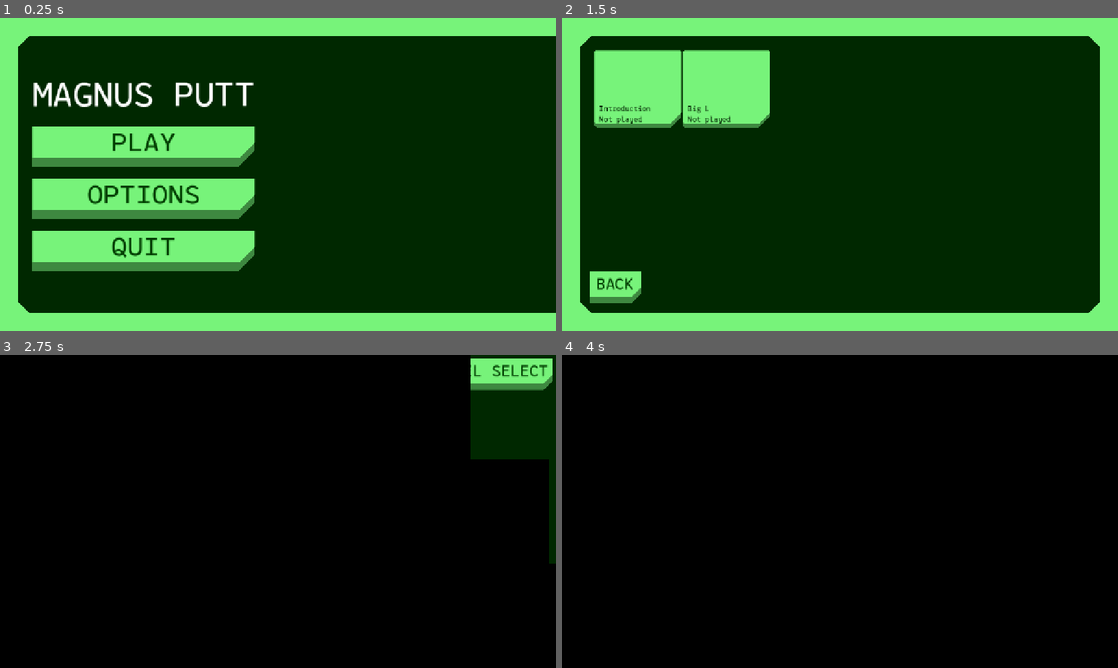
Above: before the commit, frames 1-4 (two rows, left to right).
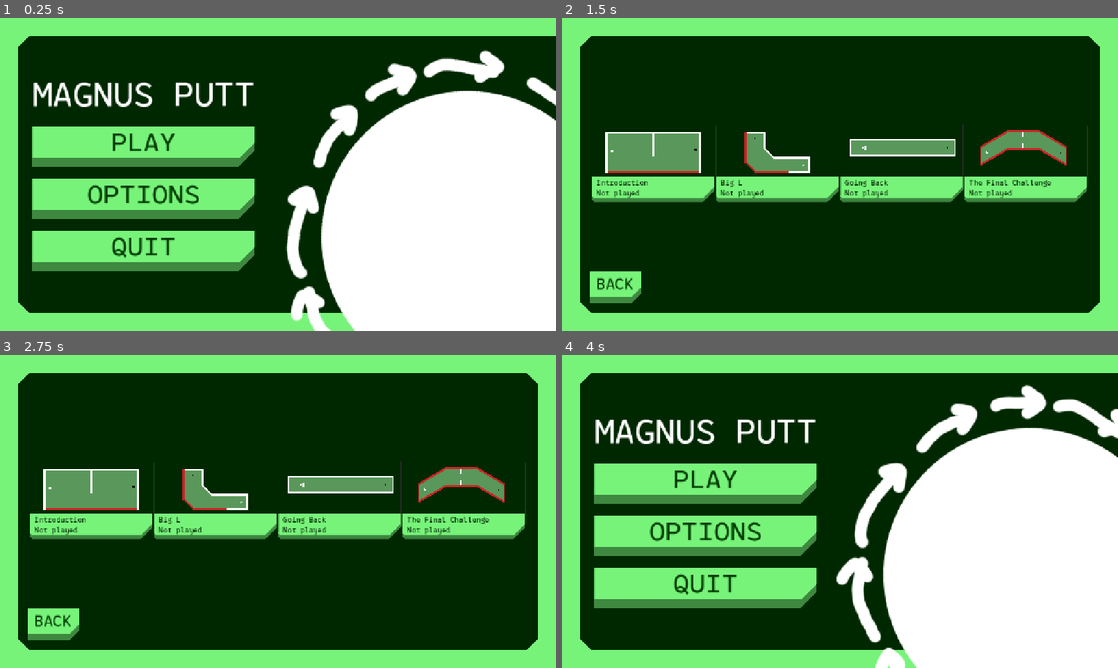
Above: after the commit, the same moments.

Repository: eltonchan1/magnus-putt
Game: Godot game, scene res://scenes/ui/mainmenu.tscn
Two runs of this game, one before a commit and one after it. Both use one fixed random seed, a clock stepped at 60 frames per second and the inputs below.
Inputs (mouse positions are in pixels of both pictures, inside the frame that each line leads up to):
- Up to frame 1 (0.25 s): no input
- Up to frame 2 (1.5 s): click "PLAY" at 0.5 s; tap Enter at 1.25 s; drag from (639, 89) to (895, 105) at 1.27 s
- Up to frame 3 (2.75 s): tap Space at 2 s; drag from (166, 426) to (250, 574) at 2.02 s
- Up to frame 4 (4 s): click "RETRY" (after the commit: "BACK") at 2.75 s; click (878, 373) at 3.5 s, where only the run before the commit has a clickable "RETRY"

The runs differ from the first frame. In frame 1, 33% of the frame differs, in the area x 51-100%, y 10-100%; in frame 2, 20%; in frame 3, 97%; in frame 4, 100%, in the area x 0-100%, y 0-100%.

Commit message:
boom lets go im done with this

Diff:
--- a/project.godot
+++ b/project.godot
@@ -24,6 +24,7 @@
 savemanager="*uid://bl7g6fk5oyfw8"
 settingsmanager="*uid://c2ruvk0rgvd3t"
 scenetransition="*uid://dhml6vxb8ukil"
+musicmanager="*uid://caykknt76iass"
 
 [display]
 
--- a/resources/levelregistry.tres
+++ b/resources/levelregistry.tres
@@ -4,8 +4,10 @@
 [ext_resource type="Script" uid="uid://dk6ak5p5k1upg" path="res://resources/levelregistry.gd" id="2_a0o6y"]
 [ext_resource type="Resource" uid="uid://bpjvl2lap6o5i" path="res://resources/levels/level01.tres" id="2_ejnxo"]
 [ext_resource type="Resource" uid="uid://dsesluj8ramh6" path="res://resources/levels/level02.tres" id="3_lxkjh"]
+[ext_resource type="Resource" uid="uid://bw3m0rpr7is11" path="res://resources/levels/level03.tres" id="4_lxkjh"]
+[ext_resource type="Resource" uid="uid://dbw0fnvjqr200" path="res://resources/levels/level04.tres" id="5_2fn37"]
 
 [resource]
 script = ExtResource("2_a0o6y")
-levels = Array[ExtResource("1_2h8fp")]([ExtResource("2_ejnxo"), ExtResource("3_lxkjh")])
+levels = Array[ExtResource("1_2h8fp")]([ExtResource("2_ejnxo"), ExtResource("3_lxkjh"), ExtResource("4_lxkjh"), ExtResource("5_2fn37")])
 metadata/_custom_type_script = "uid://dk6ak5p5k1upg"
--- a/resources/levels/level01.tres
+++ b/resources/levels/level01.tres
@@ -1,6 +1,7 @@
 [gd_resource type="Resource" script_class="LevelData" format=3 uid="uid://bpjvl2lap6o5i"]
 
 [ext_resource type="Script" uid="uid://cakjdqqejtjm4" path="res://resources/leveldata.gd" id="1_4t4ok"]
+[ext_resource type="Texture2D" uid="uid://cwqevb2gc66p2" path="res://assets/previews/preview1.png" id="1_5odfs"]
 
 [resource]
 script = ExtResource("1_4t4ok")
@@ -8,4 +9,5 @@
 par = 2
 scene_path = "res://scenes/levels/level01.tscn"
 next_level = "res://scenes/levels/level02.tscn"
+preview_image = ExtResource("1_5odfs")
 metadata/_custom_type_script = "uid://cakjdqqejtjm4"
--- a/resources/levels/level02.tres
+++ b/resources/levels/level02.tres
@@ -1,5 +1,6 @@
 [gd_resource type="Resource" script_class="LevelData" format=3 uid="uid://dsesluj8ramh6"]
 
+[ext_resource type="Texture2D" uid="uid://b0pkd0m2136o0" path="res://assets/previews/preview2.png" id="1_ly5xw"]
 [ext_resource type="Script" uid="uid://cakjdqqejtjm4" path="res://resources/leveldata.gd" id="1_p0a6u"]
 
 [resource]
@@ -7,6 +8,7 @@
 level_name = "Big L"
 par = 2
 scene_path = "res://scenes/levels/level02.tscn"
-next_level = "res://scenes/levels/level02.tscn"
+next_level = "res://scenes/levels/level03.tscn"
+preview_image = ExtResource("1_ly5xw")
 level_id = "level02"
 metadata/_custom_type_script = "uid://cakjdqqejtjm4"
--- /dev/null
+++ b/resources/levels/level03.tres
@@ -0,0 +1,14 @@
+[gd_resource type="Resource" script_class="LevelData" format=3 uid="uid://bw3m0rpr7is11"]
+
+[ext_resource type="Script" uid="uid://cakjdqqejtjm4" path="res://resources/leveldata.gd" id="1_hbmff"]
+[ext_resource type="Texture2D" uid="uid://byd4xv2dc6dsa" path="res://assets/previews/preview3.png" id="1_pflxf"]
+
+[resource]
+script = ExtResource("1_hbmff")
+level_name = "Going Back"
+par = 2
+scene_path = "res://scenes/levels/level03.tscn"
+next_level = "res://scenes/levels/level03.tscn"
+preview_image = ExtResource("1_pflxf")
+level_id = "level03"
+metadata/_custom_type_script = "uid://cakjdqqejtjm4"
--- /dev/null
+++ b/resources/levels/level04.tres
@@ -0,0 +1,14 @@
+[gd_resource type="Resource" script_class="LevelData" format=3 uid="uid://dbw0fnvjqr200"]
+
+[ext_resource type="Script" uid="uid://cakjdqqejtjm4" path="res://resources/leveldata.gd" id="1_7nnex"]
+[ext_resource type="Texture2D" uid="uid://bwjaxmiulp5ip" path="res://assets/previews/preview4.png" id="1_06027"]
+
+[resource]
+script = ExtResource("1_7nnex")
+level_name = "The Final Challenge"
+par = 2
+scene_path = "res://scenes/levels/level04.tscn"
+next_level = "res://scenes/levels/level04.tscn"
+preview_image = ExtResource("1_06027")
+level_id = "level04"
+metadata/_custom_type_script = "uid://cakjdqqejtjm4"
--- a/scenes/levels/level01.tscn
+++ b/scenes/levels/level01.tscn
@@ -29,10 +29,10 @@
 color = Color(0.34901962, 0.59607846, 0.3529412, 1)
 
 [node name="hole" parent="." unique_id=962097323 instance=ExtResource("2_g0jr5")]
-position = Vector2(1069, 412)
+position = Vector2(1083, 354)
 
 [node name="ball" parent="." unique_id=458081983 instance=ExtResource("1_msin7")]
-position = Vector2(222, 404)
+position = Vector2(211, 363)
 continuous_cd = 2
 
 [node name="spinselector" parent="." unique_id=444263430 instance=ExtResource("4_qwlqn")]
@@ -63,11 +63,11 @@
 scale = Vector2(25, 0.5)
 
 [node name="wall5" parent="." unique_id=999080753 instance=ExtResource("2_i4uh8")]
-position = Vector2(640, 451.17)
-scale = Vector2(0.5, 7.11)
+position = Vector2(640, 293)
+scale = Vector2(0.5, 6.39)
 
 [node name="killbrick" parent="." unique_id=255154150 instance=ExtResource("9_ylsda")]
-position = Vector2(640, 175)
+position = Vector2(640, 587)
 scale = Vector2(47.985, 1)
 
 [node name="Label" type="Label" parent="." unique_id=2084590221]
--- a/scenes/levels/level02.tscn
+++ b/scenes/levels/level02.tscn
@@ -1,7 +1,7 @@
 [gd_scene format=3 uid="uid://fcjbt1gt3ktm"]
 
 [ext_resource type="Script" uid="uid://cw4kg831ruujf" path="res://scripts/level.gd" id="1_bhr4b"]
-[ext_resource type="Resource" uid="uid://bpjvl2lap6o5i" path="res://resources/levels/level01.tres" id="2_5rl6w"]
+[ext_resource type="Resource" uid="uid://dsesluj8ramh6" path="res://resources/levels/level02.tres" id="2_bhr4b"]
 [ext_resource type="PackedScene" uid="uid://boxkhiu40dg2c" path="res://scenes/elements/hole.tscn" id="3_2fscy"]
 [ext_resource type="PackedScene" uid="uid://b7na4ke7dkdw1" path="res://scenes/elements/ball.tscn" id="4_y213i"]
 [ext_resource type="PackedScene" uid="uid://3c8ru4jg8hys" path="res://scenes/ui/spinselector.tscn" id="5_sotb0"]
@@ -12,7 +12,7 @@
 
 [node name="level01" type="Node2D" unique_id=1407323172]
 script = ExtResource("1_bhr4b")
-level_data = ExtResource("2_5rl6w")
+level_data = ExtResource("2_bhr4b")
 
 [node name="ColorRect" type="ColorRect" parent="." unique_id=2096688725]
 offset_right = 1280.0
@@ -24,15 +24,33 @@
 offset_left = 311.0
 offset_top = 173.0
 offset_right = 498.0
+offset_bottom = 483.0
+mouse_filter = 2
+color = Color(0.34901962, 0.59607846, 0.3529412, 1)
+
+[node name="ColorRect3" type="ColorRect" parent="." unique_id=2065260425]
+offset_left = 413.0
+offset_top = 442.0
+offset_right = 963.0
 offset_bottom = 585.0
 mouse_filter = 2
 color = Color(0.34901962, 0.59607846, 0.3529412, 1)
 
-[node name="ColorRect3" type="ColorRect" parent="." unique_id=2065260425]
-offset_left = 311.0
-offset_top = 442.0
-offset_right = 963.0
-offset_bottom = 585.0
+[node name="ColorRect4" type="ColorRect" parent="." unique_id=150550071]
+offset_left = 486.18182
+offset_top = 321.18182
+offset_right = 689.69946
+offset_bottom = 464.18182
+rotation = 0.7853982
+mouse_filter = 2
+color = Color(0.34901962, 0.59607846, 0.3529412, 1)
+
+[node name="ColorRect5" type="ColorRect" parent="." unique_id=2033125868]
+offset_left = 409.90912
+offset_top = 377.90912
+offset_right = 567.14343
+offset_bottom = 520.9091
+rotation = 0.7853982
 mouse_filter = 2
 color = Color(0.34901962, 0.59607846, 0.3529412, 1)
 
@@ -55,34 +73,40 @@
 visible = false
 
 [node name="wall" parent="." unique_id=810396097 instance=ExtResource("8_1o61q")]
-position = Vector2(737.725, 438.64)
-scale = Vector2(12.115, 0.5)
+position = Vector2(788.98, 438.64)
+scale = Vector2(9.51, 0.5)
 
-[node name="wall2" parent="." unique_id=1332495264 instance=ExtResource("8_1o61q")]
-position = Vector2(310.005, 381)
-scale = Vector2(0.5, 10.79)
+[node name="wall7" parent="." unique_id=504541721 instance=ExtResource("8_1o61q")]
+position = Vector2(555.0001, 389.00006)
+rotation = 0.7853982
+scale = Vector2(3.715, 0.5)
 
 [node name="wall3" parent="." unique_id=191083790 instance=ExtResource("8_1o61q")]
 position = Vector2(969.95, 507.205)
 scale = Vector2(0.5, 3.925)
 
 [node name="wall4" parent="." unique_id=1989360874 instance=ExtResource("8_1o61q")]
-position = Vector2(640, 587)
-scale = Vector2(17, 0.5)
+position = Vector2(729.54, 587)
+scale = Vector2(12.55, 0.5)
 
 [node name="wall6" parent="." unique_id=1957614956 instance=ExtResource("8_1o61q")]
 position = Vector2(411.355, 175)
 scale = Vector2(5.21, 0.5)
 
 [node name="wall5" parent="." unique_id=999080753 instance=ExtResource("8_1o61q")]
-position = Vector2(505.475, 306.395)
-scale = Vector2(0.5, 7.075)
+position = Vector2(505.475, 254.92)
+scale = Vector2(0.5, 4.46)
 
 [node name="killbrick" parent="." unique_id=255154150 instance=ExtResource("9_4hhl2")]
-position = Vector2(310.5, 381)
+position = Vector2(310, 327)
 rotation = 1.5707964
-scale = Vector2(21.61, 1)
+scale = Vector2(16.155, 1)
+
+[node name="killbrick3" parent="." unique_id=652406894 instance=ExtResource("9_4hhl2")]
+position = Vector2(359.99994, 532)
+rotation = 0.7853982
+scale = Vector2(7.33, 1)
 
 [node name="killbrick2" parent="." unique_id=1705531405 instance=ExtResource("9_4hhl2")]
-position = Vector2(372, 587)
-scale = Vector2(7.15, 1)
+position = Vector2(582.00006, 587)
+scale = Vector2(17.765, 1)
--- /dev/null
+++ b/scenes/levels/level03.tscn
@@ -0,0 +1,69 @@
+[gd_scene format=3 uid="uid://dtnem6rjjq4vv"]
+
+[ext_resource type="Script" uid="uid://cw4kg831ruujf" path="res://scripts/level.gd" id="1_emvoc"]
+[ext_resource type="Resource" uid="uid://bw3m0rpr7is11" path="res://resources/levels/level03.tres" id="2_vgpa5"]
+[ext_resource type="PackedScene" uid="uid://boxkhiu40dg2c" path="res://scenes/elements/hole.tscn" id="3_00g3v"]
+[ext_resource type="PackedScene" uid="uid://b7na4ke7dkdw1" path="res://scenes/elements/ball.tscn" id="4_s7iu1"]
+[ext_resource type="PackedScene" uid="uid://3c8ru4jg8hys" path="res://scenes/ui/spinselector.tscn" id="5_ovmri"]
+[ext_resource type="PackedScene" uid="uid://bk84k4wpneb45" path="res://scenes/ui/hud.tscn" id="6_f40uk"]
+[ext_resource type="PackedScene" uid="uid://c8uponahloqlp" path="res://scenes/ui/winscreen.tscn" id="7_ibj36"]
+[ext_resource type="PackedScene" uid="uid://cy0yobjocgg5v" path="res://scenes/elements/wall.tscn" id="8_iddr1"]
+
+[node name="level01" type="Node2D" unique_id=1407323172]
+script = ExtResource("1_emvoc")
+level_data = ExtResource("2_vgpa5")
+
+[node name="ColorRect" type="ColorRect" parent="." unique_id=2096688725]
+offset_right = 1280.0
+offset_bottom = 720.0
+mouse_filter = 2
+color = Color(0, 0.1570405, 0, 1)
+
+[node name="ColorRect4" type="ColorRect" parent="." unique_id=150550071]
+offset_left = 110.0
+offset_top = 237.0
+offset_right = 1205.0
+offset_bottom = 414.0
+mouse_filter = 2
+color = Color(0.34901962, 0.59607846, 0.3529412, 1)
+
+[node name="hole" parent="." unique_id=962097323 instance=ExtResource("3_00g3v")]
+position = Vector2(1118, 331)
+
+[node name="ball" parent="." unique_id=458081983 instance=ExtResource("4_s7iu1")]
+position = Vector2(237, 333)
+continuous_cd = 2
+
+[node name="spinselector" parent="." unique_id=444263430 instance=ExtResource("5_ovmri")]
+offset_left = 1160.0
+offset_top = 600.0
+offset_right = 1160.0
+offset_bottom = 600.0
+
+[node name="hud" parent="." unique_id=571574833 instance=ExtResource("6_f40uk")]
+
+[node name="winscreen" parent="." unique_id=124814863 instance=ExtResource("7_ibj36")]
+visible = false
+
+[node name="wall" parent="." unique_id=810396097 instance=ExtResource("8_iddr1")]
+position = Vector2(656, 243)
+scale = Vector2(27.805, 0.5)
+
+[node name="wall2" parent="." unique_id=771718193 instance=ExtResource("8_iddr1")]
+position = Vector2(656, 416)
+scale = Vector2(27.805, 0.5)
+
+[node name="wall3" parent="." unique_id=1590909852 instance=ExtResource("8_iddr1")]
+position = Vector2(1202, 330)
+rotation = 1.5707964
+scale = Vector2(4.705, 0.5)
+
+[node name="wall4" parent="." unique_id=1968645006 instance=ExtResource("8_iddr1")]
+position = Vector2(110, 329)
+rotation = 1.5707964
+scale = Vector2(4.705, 0.5)
+
+[node name="wall5" parent="." unique_id=237067343 instance=ExtResource("8_iddr1")]
+position = Vector2(263, 332.00003)
+rotation = 1.5707964
+scale = Vector2(1.24, 0.5)
--- /dev/null
+++ b/scenes/levels/level04.tscn
@@ -0,0 +1,143 @@
+[gd_scene format=3 uid="uid://da86wqoiyubp1"]
+
+[ext_resource type="Script" uid="uid://cw4kg831ruujf" path="res://scripts/level.gd" id="1_63ajt"]
+[ext_resource type="Resource" uid="uid://dbw0fnvjqr200" path="res://resources/levels/level04.tres" id="2_qqxap"]
+[ext_resource type="PackedScene" uid="uid://boxkhiu40dg2c" path="res://scenes/elements/hole.tscn" id="3_wjpam"]
+[ext_resource type="PackedScene" uid="uid://b7na4ke7dkdw1" path="res://scenes/elements/ball.tscn" id="4_qlctk"]
+[ext_resource type="PackedScene" uid="uid://3c8ru4jg8hys" path="res://scenes/ui/spinselector.tscn" id="5_0mxsm"]
+[ext_resource type="PackedScene" uid="uid://bk84k4wpneb45" path="res://scenes/ui/hud.tscn" id="6_trri8"]
+[ext_resource type="PackedScene" uid="uid://c8uponahloqlp" path="res://scenes/ui/winscreen.tscn" id="7_no1sb"]
+[ext_resource type="PackedScene" uid="uid://cy0yobjocgg5v" path="res://scenes/elements/wall.tscn" id="8_2wqjf"]
+[ext_resource type="PackedScene" uid="uid://b7rturhnaufel" path="res://scenes/elements/killbrick.tscn" id="8_63ajt"]
+
+[node name="level01" type="Node2D" unique_id=1407323172]
+script = ExtResource("1_63ajt")
+level_data = ExtResource("2_qqxap")
+
+[node name="ColorRect" type="ColorRect" parent="." unique_id=2096688725]
+offset_right = 1280.0
+offset_bottom = 720.0
+mouse_filter = 2
+color = Color(0, 0.1570405, 0, 1)
+
+[node name="ColorRect4" type="ColorRect" parent="." unique_id=150550071]
+offset_left = 179.0
+offset_top = 327.0
+offset_right = 513.2433
+offset_bottom = 471.28027
+rotation = -0.5235988
+mouse_filter = 2
+color = Color(0.34901962, 0.59607846, 0.3529412, 1)
+
+[node name="ColorRect5" type="ColorRect" parent="." unique_id=1965057333]
+offset_left = 766.0
+offset_top = 160.0
+offset_right = 1100.2433
+offset_bottom = 304.28027
+rotation = 0.5235988
+mouse_filter = 2
+color = Color(0.34901962, 0.59607846, 0.3529412, 1)
+
+[node name="ColorRect6" type="ColorRect" parent="." unique_id=1240668169]
+offset_left = 459.0
+offset_top = 164.0
+offset_right = 793.2433
+offset_bottom = 335.0
+mouse_filter = 2
+color = Color(0.34901962, 0.59607846, 0.3529412, 1)
+
+[node name="ColorRect7" type="ColorRect" parent="." unique_id=1344086023]
+offset_left = 171.0
+offset_top = 329.0
+offset_right = 249.0
+offset_bottom = 469.0
+mouse_filter = 2
+color = Color(0.34901962, 0.59607846, 0.3529412, 1)
+
+[node name="ColorRect9" type="ColorRect" parent="." unique_id=2104312608]
+offset_left = 174.0
+offset_top = 462.0
+offset_right = 214.0
+offset_bottom = 488.0
+mouse_filter = 2
+color = Color(0.34901962, 0.59607846, 0.3529412, 1)
+
+[node name="ColorRect10" type="ColorRect" parent="." unique_id=1119884568]
+offset_left = 1017.0
+offset_top = 466.0
+offset_right = 1057.0
+offset_bottom = 492.0
+mouse_filter = 2
+color = Color(0.34901962, 0.59607846, 0.3529412, 1)
+
+[node name="ColorRect8" type="ColorRect" parent="." unique_id=492195632]
+offset_left = 982.0
+offset_top = 330.0
+offset_right = 1060.0
+offset_bottom = 470.0
+mouse_filter = 2
+color = Color(0.34901962, 0.59607846, 0.3529412, 1)
+
+[node name="hole" parent="." unique_id=962097323 instance=ExtResource("3_wjpam")]
+position = Vector2(1002, 384)
+
+[node name="ball" parent="." unique_id=458081983 instance=ExtResource("4_qlctk")]
+position = Vector2(230, 380)
+continuous_cd = 2
+
+[node name="spinselector" parent="." unique_id=444263430 instance=ExtResource("5_0mxsm")]
+offset_left = 1160.0
+offset_top = 600.0
+offset_right = 1160.0
+offset_bottom = 600.0
+
+[node name="hud" parent="." unique_id=571574833 instance=ExtResource("6_trri8")]
+
+[node name="winscreen" parent="." unique_id=124814863 instance=ExtResource("7_no1sb")]
+visible = false
+
+[node name="wall" parent="." unique_id=810396097 instance=ExtResource("8_2wqjf")]
+position = Vector2(610, 187)
+scale = Vector2(0.5, 1.44)
+
+[node name="wall2" parent="." unique_id=1336709160 instance=ExtResource("8_2wqjf")]
+position = Vector2(610, 314)
+scale = Vector2(0.5, 1.44)
+
+[node name="killbrick" parent="." unique_id=255154150 instance=ExtResource("8_63ajt")]
+position = Vector2(612, 162)
+scale = Vector2(16.82, 1)
+
+[node name="killbrick2" parent="." unique_id=984328987 instance=ExtResource("8_63ajt")]
+position = Vector2(611, 342)
+scale = Vector2(16.82, 1)
+
+[node name="killbrick7" parent="." unique_id=423513543 instance=ExtResource("8_63ajt")]
+position = Vector2(170, 408)
+rotation = 1.5707964
+scale = Vector2(8.84, 1)
+
+[node name="killbrick8" parent="." unique_id=1582582387 instance=ExtResource("8_63ajt")]
+position = Vector2(1060, 409)
+rotation = 1.5707964
+scale = Vector2(8.84, 1)
+
+[node name="killbrick3" parent="." unique_id=1468274389 instance=ExtResource("8_63ajt")]
+position = Vector2(312, 422.99997)
+rotation = -0.5235988
+scale = Vector2(16.82, 1)
+
+[node name="killbrick4" parent="." unique_id=1018374775 instance=ExtResource("8_63ajt")]
+position = Vector2(311, 241)
+rotation = -0.5235988
+scale = Vector2(16.82, 1)
+
+[node name="killbrick5" parent="." unique_id=2044213902 instance=ExtResource("8_63ajt")]
+position = Vector2(918, 423.99997)
+rotation = 0.5235988
+scale = Vector2(16.82, 1)
+
+[node name="killbrick6" parent="." unique_id=1336355033 instance=ExtResource("8_63ajt")]
+position = Vector2(917, 242)
+rotation = 0.5235988
+scale = Vector2(16.82, 1)
--- a/scenes/ui/levelcard.tscn
+++ b/scenes/ui/levelcard.tscn
@@ -20,7 +20,7 @@
 PanelContainer/styles/panel = SubResource("StyleBoxFlat_4pr2w")
 
 [node name="levelcard" type="PanelContainer" unique_id=1767250796]
-custom_minimum_size = Vector2(200, 178)
+custom_minimum_size = Vector2(282, 178)
 offset_right = 200.0
 offset_bottom = 168.0
 theme = SubResource("Theme_1yax7")
--- a/scenes/ui/levelselect.tscn
+++ b/scenes/ui/levelselect.tscn
@@ -15,11 +15,11 @@
 [node name="CanvasLayer" type="CanvasLayer" parent="." unique_id=241610088]
 
 [node name="levelgrid" type="GridContainer" parent="CanvasLayer" unique_id=363056321]
-offset_left = 75.0
-offset_top = 75.0
-offset_right = 1205.0
-offset_bottom = 645.0
-columns = 3
+offset_left = 69.0
+offset_top = 245.0
+offset_right = 1199.0
+offset_bottom = 475.0
+columns = 4
 
 [node name="backbutton" type="Button" parent="CanvasLayer" unique_id=1697190474]
 offset_left = 63.999973
--- a/scenes/ui/mainmenu.tscn
+++ b/scenes/ui/mainmenu.tscn
@@ -2,6 +2,7 @@
 
 [ext_resource type="Script" uid="uid://cuyl73lsdwrqh" path="res://scripts/mainmenu.gd" id="1_c040g"]
 [ext_resource type="Theme" uid="uid://bcferoux1gl3p" path="res://resources/button.tres" id="2_nudk7"]
+[ext_resource type="Texture2D" uid="uid://70ed78a2rym8" path="res://assets/sprites/ballspin.png" id="3_wxwbn"]
 
 [node name="mainmenu" type="Control" unique_id=1444504722]
 layout_mode = 3
@@ -97,3 +98,8 @@
 offset_bottom = 51.0
 rotation = 0.7853982
 color = Color(0.46666667, 0.9529412, 0.47843137, 1)
+
+[node name="Sprite2D" type="Sprite2D" parent="." unique_id=264701246]
+position = Vector2(1076.875, 504.87503)
+scale = Vector2(1.684082, 1.684082)
+texture = ExtResource("3_wxwbn")
--- a/scenes/ui/winscreen.tscn
+++ b/scenes/ui/winscreen.tscn
@@ -20,9 +20,9 @@
 anchor_top = 0.5
 anchor_right = 0.5
 anchor_bottom = 0.5
-offset_left = -264.0
+offset_left = -382.0
 offset_top = -281.25
-offset_right = 264.0
+offset_right = 382.0
 offset_bottom = 281.25
 grow_horizontal = 2
 grow_vertical = 2
@@ -38,7 +38,7 @@
 anchor_right = 0.5
 anchor_bottom = 0.5
 offset_left = -189.0
-offset_top = -281.0
+offset_top = -249.0
 offset_right = 189.0
 offset_bottom = 279.0
 grow_horizontal = 2
--- a/scripts/ball.gd
+++ b/scripts/ball.gd
@@ -19,12 +19,19 @@
 const SPIN_BACK_MULTIPLIER: float = 7.5
 const TRAIL_LENGTH = 20
 const MIN_TRAIL_SPEED = 20.0
+const SFX_WALL_HIT = preload("res://assets/sounds/freesound_community-click-104721.mp3")
+
+@onready var sfx_player: AudioStreamPlayer = AudioStreamPlayer.new()
 
 signal ball_stopped
 signal ball_entered_hole
 
 func _ready():
 	_setup_trail.call_deferred()
+	add_child(sfx_player)
+	sfx_player.bus = "SFX"
+	_setup_trail.call_deferred()
+	body_entered.connect(_on_body_entered)
 
 func _try_start_aim(mouse_pos: Vector2):
 	if is_moving:
@@ -99,6 +106,9 @@
 func _on_body_entered(body):
 	if body.is_in_group("hole_trigger"):
 		emit_signal("ball_entered_hole")
+	elif body is StaticBody2D and is_moving:
+		sfx_player.stream = SFX_WALL_HIT
+		sfx_player.play()
 
 var aim_line: Node2D = null
 
--- a/scripts/level.gd
+++ b/scripts/level.gd
@@ -5,20 +5,27 @@
 var shot_count: int = 0
 var par: int = 3
 
+const GAMEPLAY_MUSIC = preload("res://assets/sounds/paulyudin-chill-chill-music-513017.mp3")
+const SFX_LEVEL_COMPLETE = preload("res://assets/sounds/kids_cheering.mp3")
+
 @onready var ball = $ball
 @onready var spinselector = $spinselector
 @onready var hole = $hole
 @onready var hud = $hud
 @onready var win_screen = $winscreen
+@onready var sfx_player: AudioStreamPlayer = AudioStreamPlayer.new()
 
 func _ready():
+	musicmanager.play(GAMEPLAY_MUSIC)
+	add_child(sfx_player)
+	sfx_player.bus = "SFX"
 	spinselector.spin_changed.connect(_on_spin_changed)
 	hole.ball_holed.connect(_on_ball_holed)
 	win_screen.retry_pressed.connect(_on_retry)
 	win_screen.next_pressed.connect(_on_next)
 	win_screen.menu_pressed.connect(_on_menu)
 	hud.retry_pressed.connect(func():
-		scenetransition.go_to(level_data.scene_path)
+		get_tree().reload_current_scene()
 	)
 	hud.levelselect_pressed.connect(func():
 		scenetransition.go_to("res://scenes/ui/levelselect.tscn")
@@ -27,7 +34,7 @@
 		settingsmanager.options_return_scene = level_data.scene_path
 		scenetransition.go_to("res://scenes/ui/options.tscn")
 	)
-	hud.setup(par)
+	hud.setup(level_data.par)
 	for brick in get_tree().get_nodes_in_group("kill_brick"):
 		brick.ball_killed.connect(_on_ball_killed)
 
@@ -36,9 +43,9 @@
 		ball.set_spin(spin)
 
 func _on_ball_holed():
+	sfx_player.stream = SFX_LEVEL_COMPLETE
+	sfx_player.play()
 	hud.update_shots(shot_count)
-	print("holed, shots taken: ", shot_count, " shots vs par ", par)
-	print("ball holed signal received")
 	win_screen.show_results(level_data, shot_count)
 
 func _on_retry():
@@ -65,4 +72,4 @@
 			ball._update_aim(event.global_position)
 
 func _on_ball_killed():
-	scenetransition.go_to(level_data.scene_path)
+	get_tree().reload_current_scene.call_deferred()
--- a/scripts/mainmenu.gd
+++ b/scripts/mainmenu.gd
@@ -1,10 +1,13 @@
 extends Control
+
+const MENU_MUSIC = preload("res://assets/sounds/mondamusic-beat-542556.mp3")
 
 @onready var play_button = $CanvasLayer/VBoxContainer/playbutton
 @onready var quit_button = $CanvasLayer/VBoxContainer/quitbutton
 @onready var options_button = $CanvasLayer/VBoxContainer/optionsbutton
 
 func _ready():
+	musicmanager.play(MENU_MUSIC)
 	play_button.pressed.connect(func():
 		scenetransition.go_to("res://scenes/ui/levelselect.tscn")
 	)
@@ -14,3 +17,6 @@
 	options_button.pressed.connect(func():
 		scenetransition.go_to("res://scenes/ui/options.tscn")
 	)
+
+func _process(delta):
+	$Sprite2D.rotation += delta
--- /dev/null
+++ b/scripts/musicmanager.gd
@@ -0,0 +1,16 @@
+extends Node
+
+@onready var player: AudioStreamPlayer = AudioStreamPlayer.new()
+
+func _ready():
+	add_child(player)
+	player.bus = "Music"
+
+func play(stream: AudioStream):
+	if player.stream == stream and player.playing:
+		return
+	player.stream = stream
+	player.play()
+
+func stop():
+	player.stop()
--- a/scripts/settingsmanager.gd
+++ b/scripts/settingsmanager.gd
@@ -6,7 +6,7 @@
 var music_volume: float = 100.0
 var sfx_volume: float = 100.0
 var fullscreen: bool = false
-var options_return_scene: String = "res://scenes/ui/main_menu.tscn"
+var options_return_scene: String = "res://scenes/ui/mainmenu.tscn"
 
 func _ready():
 	config.load(SAVE_PATH)
Binary file added: assets/previews/preview1.png
Not shown, added: assets/previews/preview1.png.import
Binary file added: assets/previews/preview2.png
Not shown, added: assets/previews/preview2.png.import
Binary file added: assets/previews/preview3.png
Not shown, added: assets/previews/preview3.png.import
Binary file added: assets/previews/preview4.png
Not shown, added: assets/previews/preview4.png.import
Not shown, added: assets/sounds/freesound_community-click-104721.mp3.import
Not shown, added: assets/sounds/kids_cheering.mp3.import
Not shown, added: assets/sounds/mondamusic-beat-542556.mp3.import
Not shown, added: assets/sounds/paulyudin-chill-chill-music-513017.mp3.import
(and 32 more such lines)
